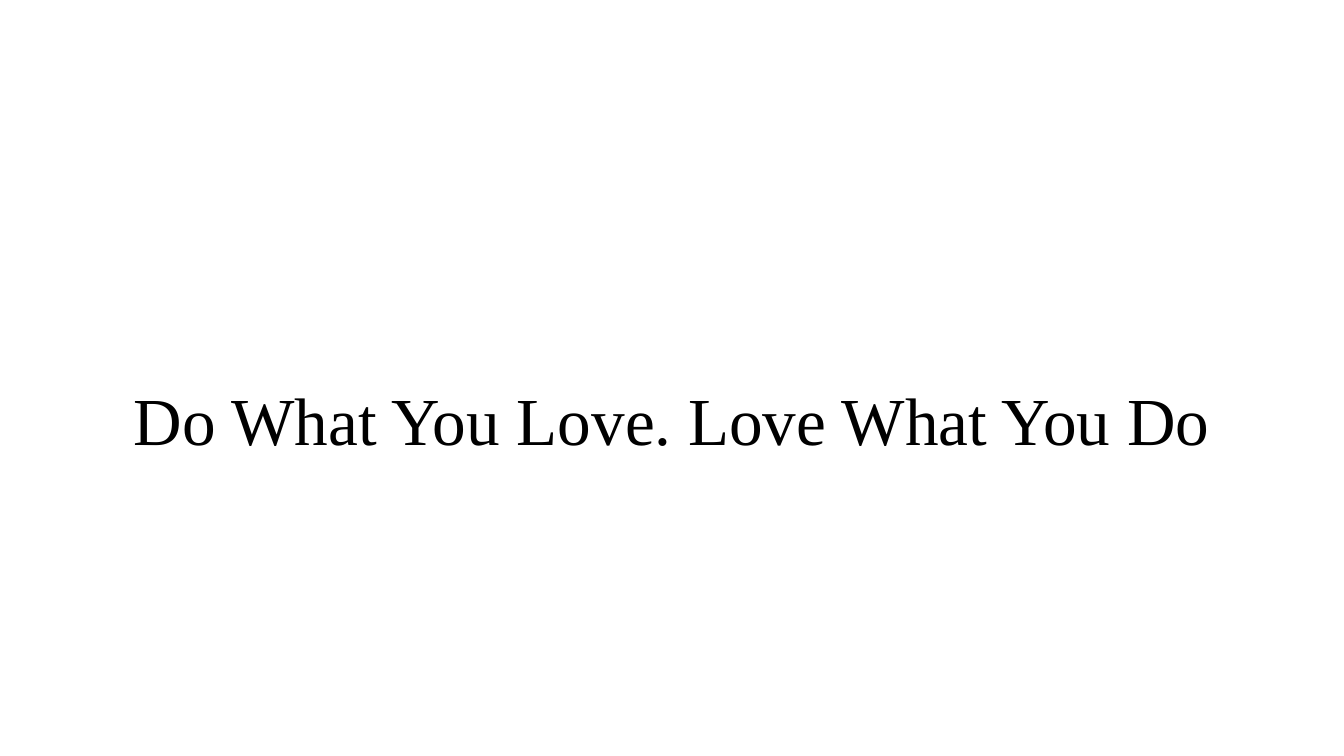
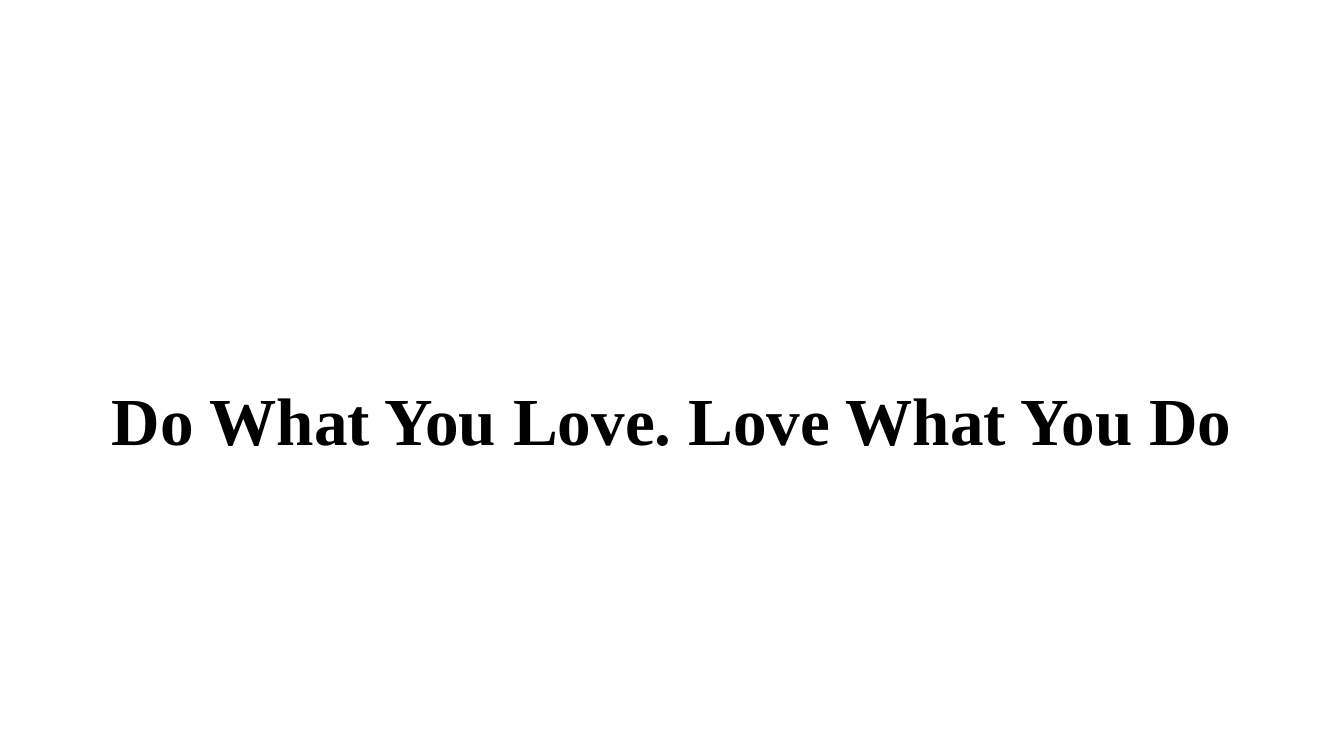
Before and after one commit to ngohungphuc/Presentation, a slide deck: slide 3 of SE.pptx. Drawn at 1344x756 pixels with LibreOffice and Linux fonts; fonts in the diff are those of the drawing. Boxes give left, top, right and bottom in pixels: in the first picture for what was removed or moved away, otherwise in the second. Text is boxed around its words. In the diff, an @@ line names an element or a change of style, - is before the commit and + after.

```diff
--- a/SE.pptx
+++ b/SE.pptx
@@ text "Do What You Love. Love ..." at (112,398,1231,446): bold on @@
```
Also in this commit, not shown: 7 other slides changed.
